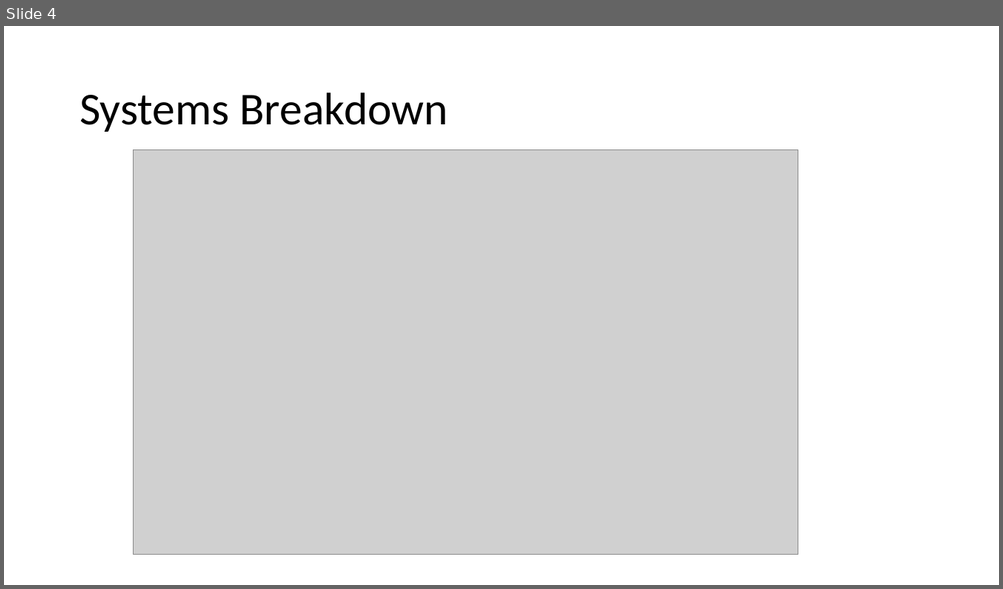
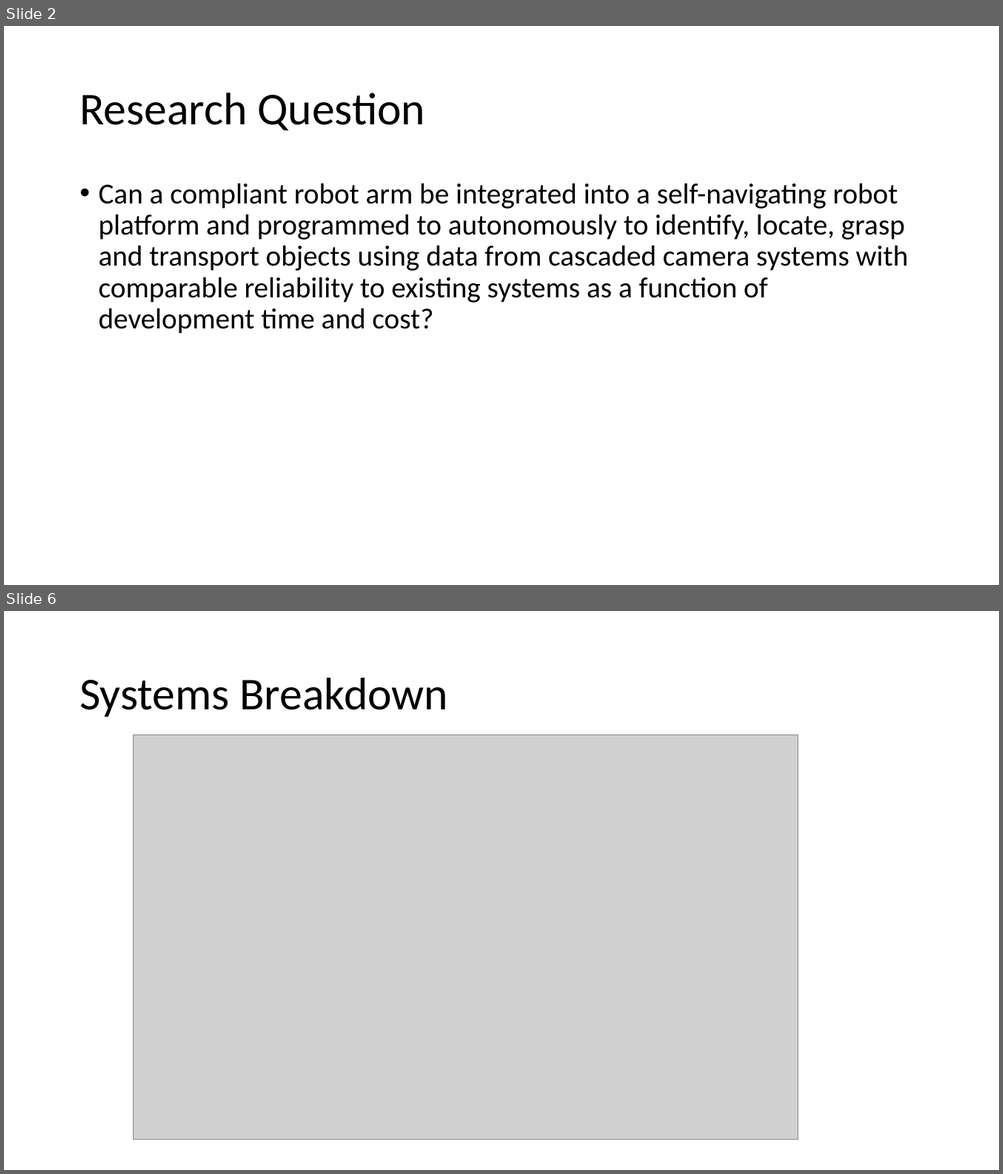
Before and after one commit to PROJ515/PROJ515-documentation, a slide deck: IP and exec plan presentation/IP-execc-plan-presentation.pptx. Shown one above the other, each under a label of ours: slide 4 before the commit, slides 2 and 6 after it; the slides between them are not shown. The pictures are 1003x589 and 1003x1174 pixels, drawn with LibreOffice and Linux fonts; fonts in the diff are those of the drawing; grey boxes stand for pictures. Boxes give left, top, right and bottom in pixels: in the first picture for what was removed or moved away, otherwise in the second. Text is boxed around its words. In the diff, an @@ line names an element or a change of style, - is before the commit and + after.

```diff
--- a/IP and exec plan presentation/IP-execc-plan-presentation.pptx
+++ b/IP and exec plan presentation/IP-execc-plan-presentation.pptx
@@ slide 2 added at box(4, 26, 999, 585), background #FFFFFF @@
@@ title added at box(79, 93, 425, 130), 44 pt, text #000000 @@
+Research Question
@@ text added at box(99, 183, 908, 334), 28 pt, text #000000 @@
+• Can a compliant robot arm be integrated into a self-navigating robot platform and programmed to autonomously to identify, locate, grasp and transport objects using data from cascaded camera systems with comparable reliability to existing systems as a function of development time and cost?
@@ what was slide 4 is now slide 6 @@
```
Also in this commit, not shown: 3 slides changed, 3 other slides added, 1 slide removed, 1 other file.
